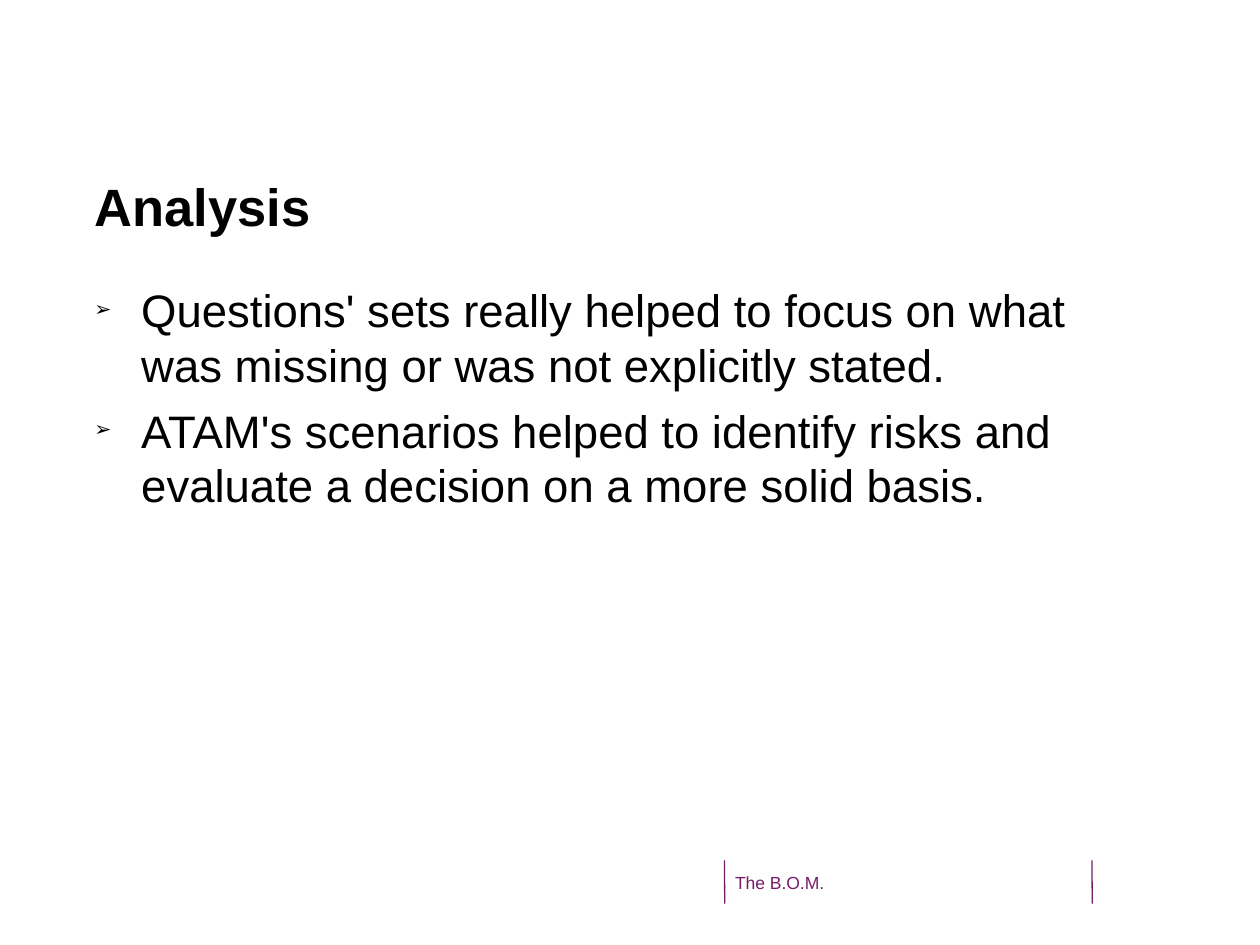
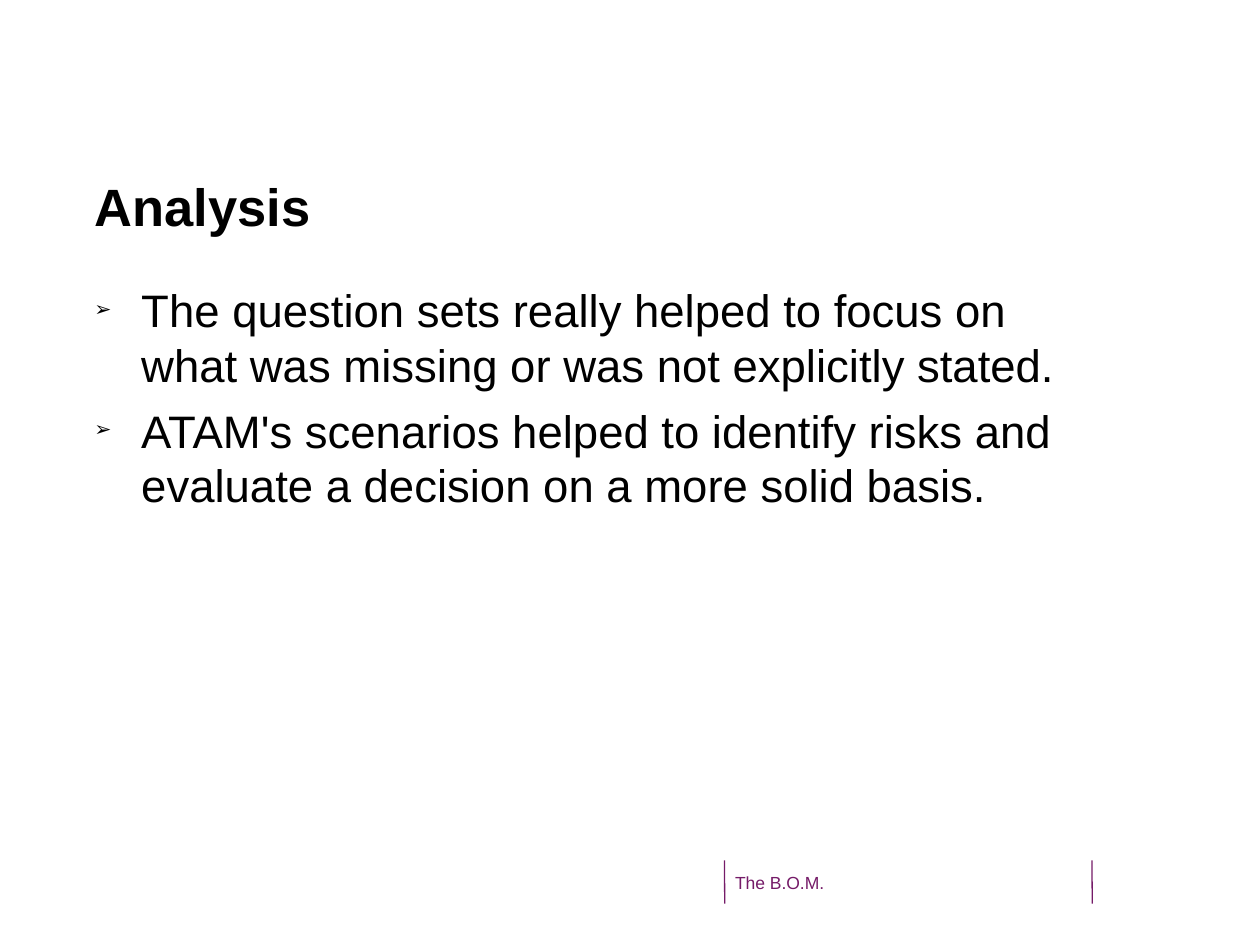
Before and after one commit to CindyBerghuizen/BallOfMud, a slide deck: slide 9 of Assignment 3/SoftwareArchtectureWeek6Presentation.odp. Drawn at 1260x945 pixels with LibreOffice and Linux fonts; fonts in the diff are those of the drawing; background and template pictures are left out. Boxes give left, top, right and bottom in pixels: in the first picture for what was removed or moved away, otherwise in the second. Text is boxed around its words. In the diff, an @@ line names an element or a change of style, - is before the commit and + after.

Commit message:
Checked spelling, added slide, fixed some layout.

```diff
--- a/Assignment 3/SoftwareArchtectureWeek6Presentation.odp
+++ b/Assignment 3/SoftwareArchtectureWeek6Presentation.odp
@@ text at (x1=141, y1=294, x2=1053, y2=391): text changed @@
-➢ Questions' sets really helped to focus on what was missing or was not explicitly stated.
+➢ The question sets really helped to focus on what was missing or was not explicitly stated.
```
Also in this commit, not shown: 6 other slides changed, 1 slide added, 1 slide removed.
